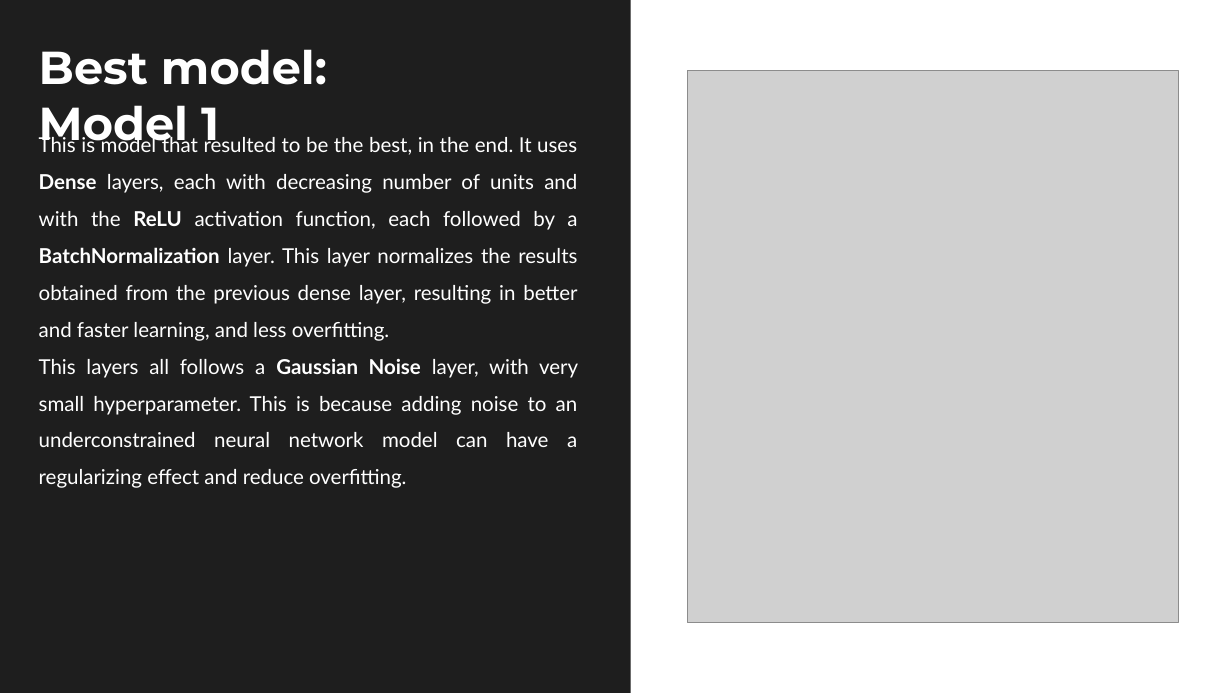
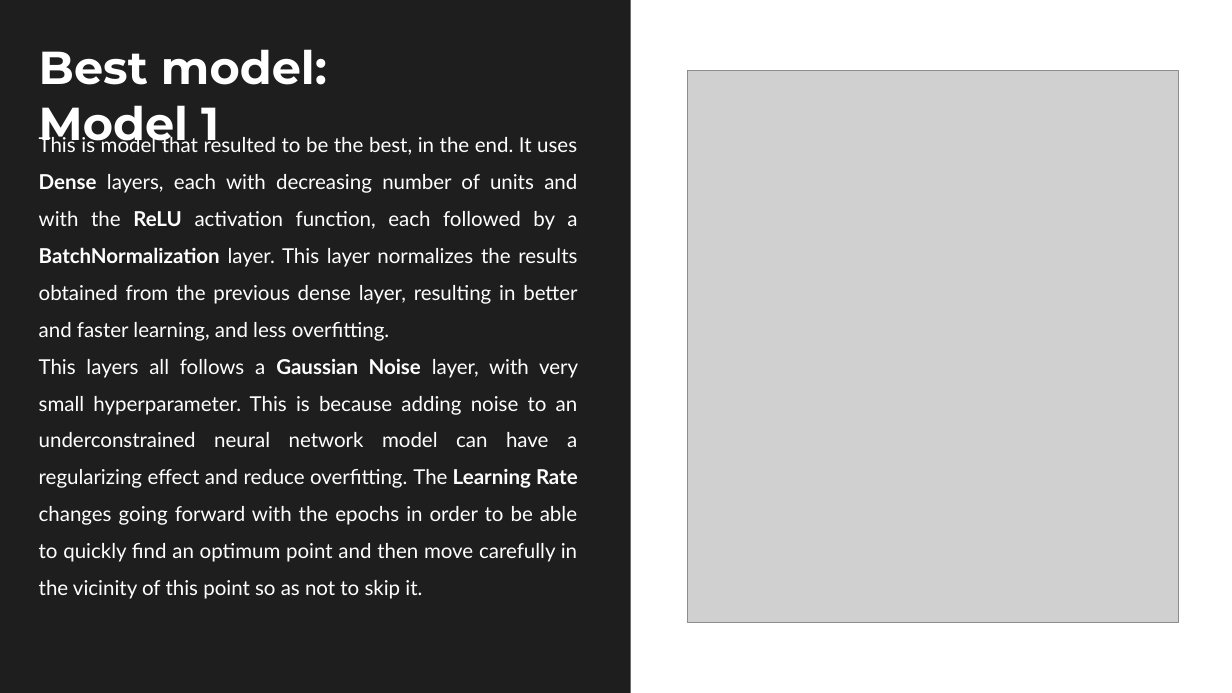
Before and after one commit to Chri1629/aml_project, a slide deck: slide 6 of presentation/presentation.pptx. Drawn at 1232x693 pixels with LibreOffice and Linux fonts; fonts in the diff are those of the drawing; grey boxes stand for pictures. Boxes give left, top, right and bottom in pixels: in the first picture for what was removed or moved away, otherwise in the second. Text is boxed around its words. In the diff, an @@ line names an element or a change of style, - is before the commit and + after.

```diff
--- a/presentation/presentation.pptx
+++ b/presentation/presentation.pptx
@@ text at <box>39,359,578,599</box>: text changed @@
-This layers all follows a Gaussian Noise layer, with very small hyperparameter. This is because adding noise to an underconstrained neural network model can have a regularizing effect and reduce overfitting.
+This layers all follows a Gaussian Noise layer, with very small hyperparameter. This is because adding noise to an underconstrained neural network model can have a regularizing effect and reduce overfitting. The Learning Rate changes going forward with the epochs in order to be able to quickly find an optimum point and then move carefully in the vicinity of this point so as not to skip it.
```
Also in this commit, not shown: 1 other slide changed, 16 other files.
